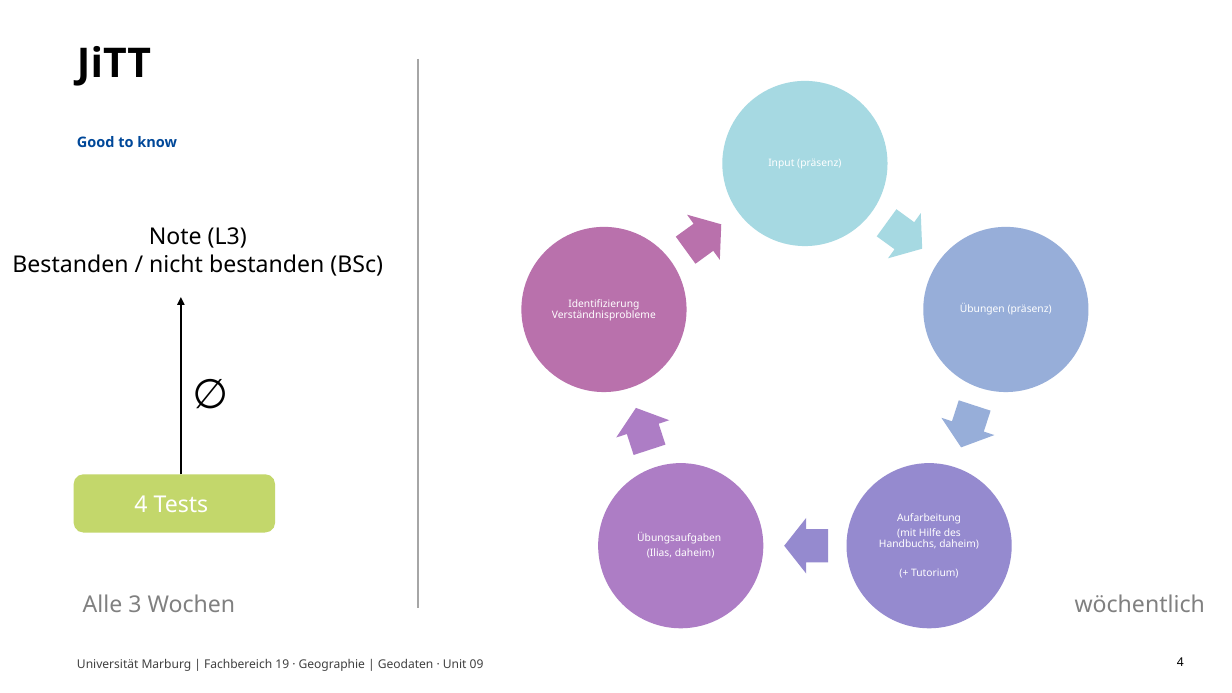
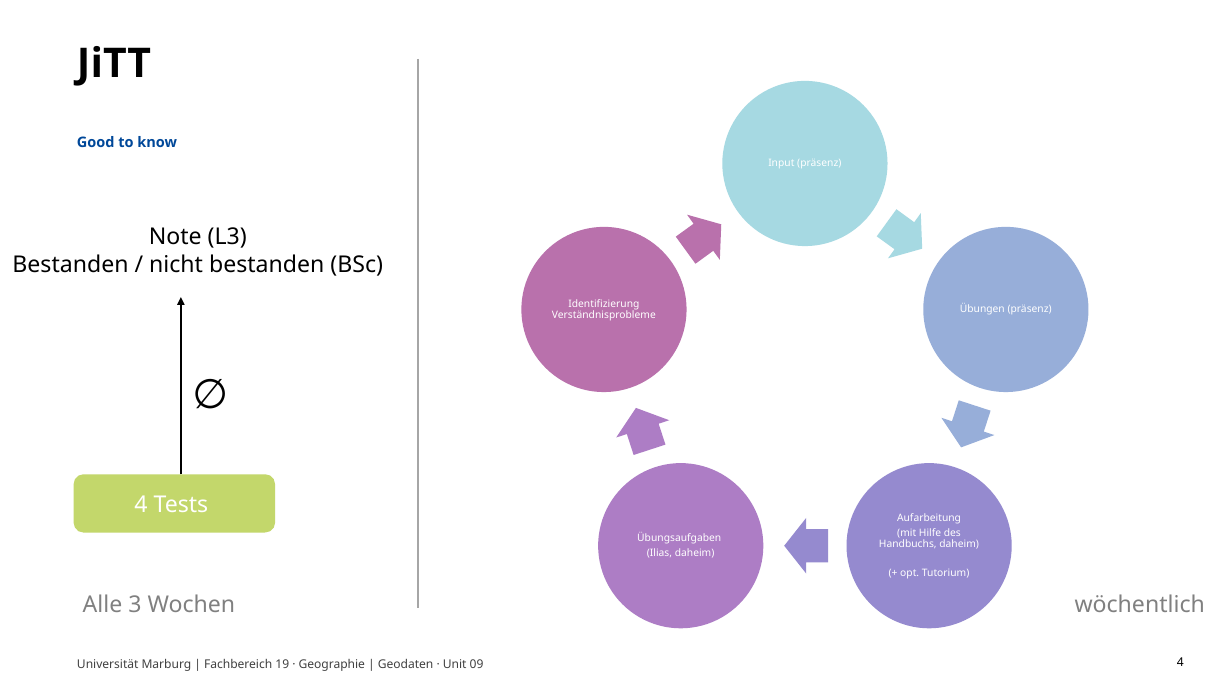
Before and after one commit to GeoMOER/moer-bsc-geodaten, a slide deck: slide 4 of docs/slides/unit00_praesenz.pptx (slide 3 before the commit). Drawn at 1232x693 pixels with LibreOffice and Linux fonts; fonts in the diff are those of the drawing. Boxes give left, top, right and bottom in pixels: in the first picture for what was removed or moved away, otherwise in the second. Text is boxed around its words. In the diff, an @@ line names an element or a change of style, - is before the commit and + after.

```diff
--- a/docs/slides/unit00_praesenz.pptx
+++ b/docs/slides/unit00_praesenz.pptx
@@ text at [900,569,969,579]: text changed @@
-(+ Tutorium)
+(+ opt. Tutorium)
```
Also in this commit, not shown: 5 other slides changed, 12 slides added, 30 slides removed, 6 other files.
